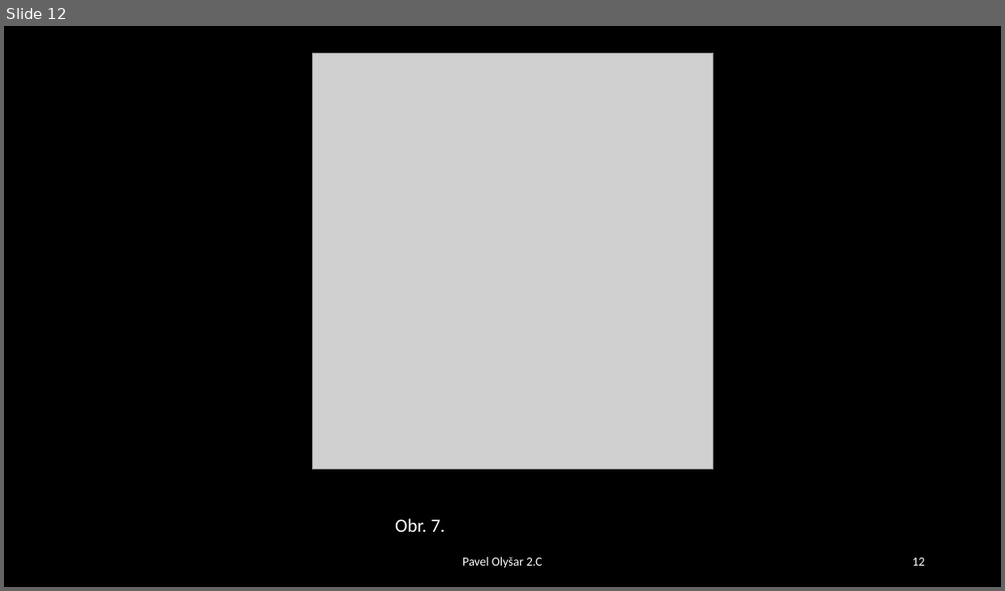
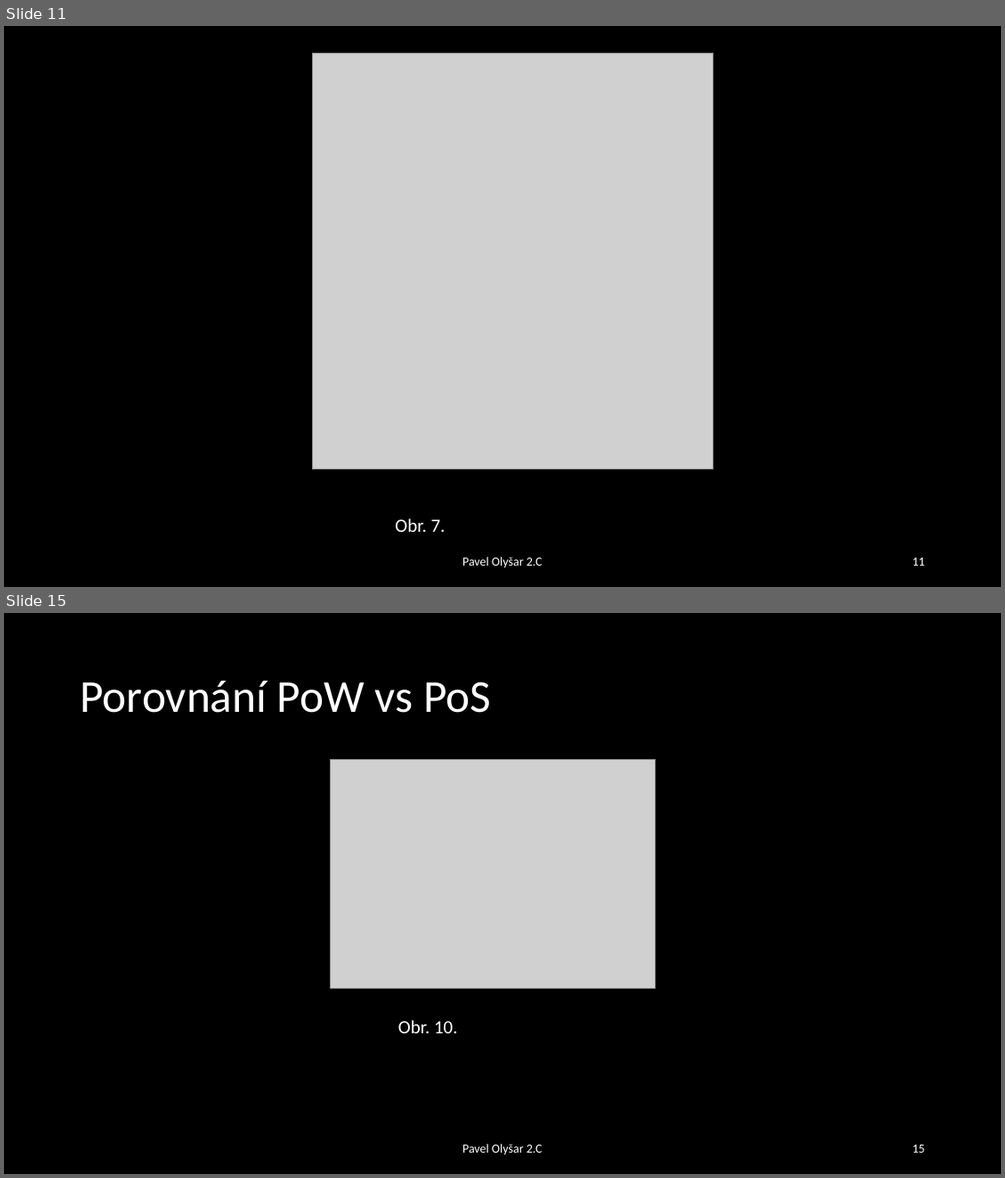
Before and after one commit to PavelOlysar/BlockchainProject, a slide deck: Skripta/Blockchain - Pavel Olyšar.pptx. Shown one above the other, each under a label of ours: slide 12 before the commit, slides 11 and 15 after it; the slides between them are not shown. The pictures are 1005x591 and 1005x1178 pixels, drawn with LibreOffice and Linux fonts; fonts in the diff are those of the drawing; grey boxes stand for pictures. Boxes give left, top, right and bottom in pixels: in the first picture for what was removed or moved away, otherwise in the second. Text is boxed around its words. In the diff, an @@ line names an element or a change of style, - is before the commit and + after.

```diff
--- a/Skripta/Blockchain - Pavel Olyšar.pptx
+++ b/Skripta/Blockchain - Pavel Olyšar.pptx
@@ slide 15 added at box(4, 613, 1001, 1174), background #000000 @@
@@ title added at box(80, 681, 491, 713), 44 pt, text #FFFFFF @@
+Porovnání PoW vs PoS
@@ picture added at box(331, 760, 656, 989) @@
@@ text added at box(398, 1020, 458, 1033), 18 pt, text #FFFFFF @@
+Obr. 10.
@@ text added at box(462, 1143, 542, 1155), 12 pt, text #FFFFFF @@
+Pavel Olyšar 2.C
@@ page number added at box(912, 1144, 924, 1152), 12 pt, text #FFFFFF @@
+15
@@ what was slide 12 is now slide 11 @@
@@ page number at box(912, 557, 924, 565): text changed @@
-12
+11
```
Also in this commit, not shown: 4 slides changed, 7 other slides added, 1 slide removed.
